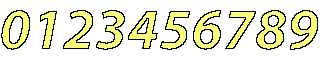
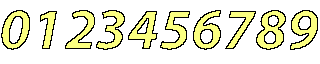
Before/after of a 320x64 layered artwork. What changed in the layer stack:
added layer "Floated Layer" above "0123456789" over <box>65,10,95,49</box>
painted on "0123456789" over <box>63,10,92,49</box>
